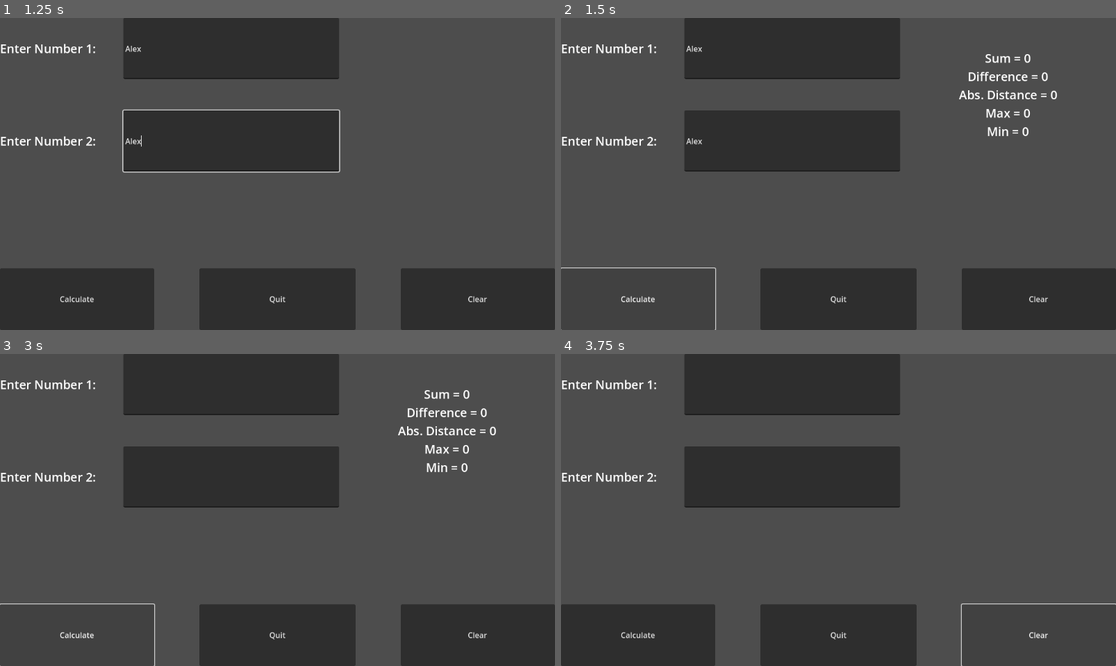
Above: before the commit, frames 1-4 (two rows, left to right).
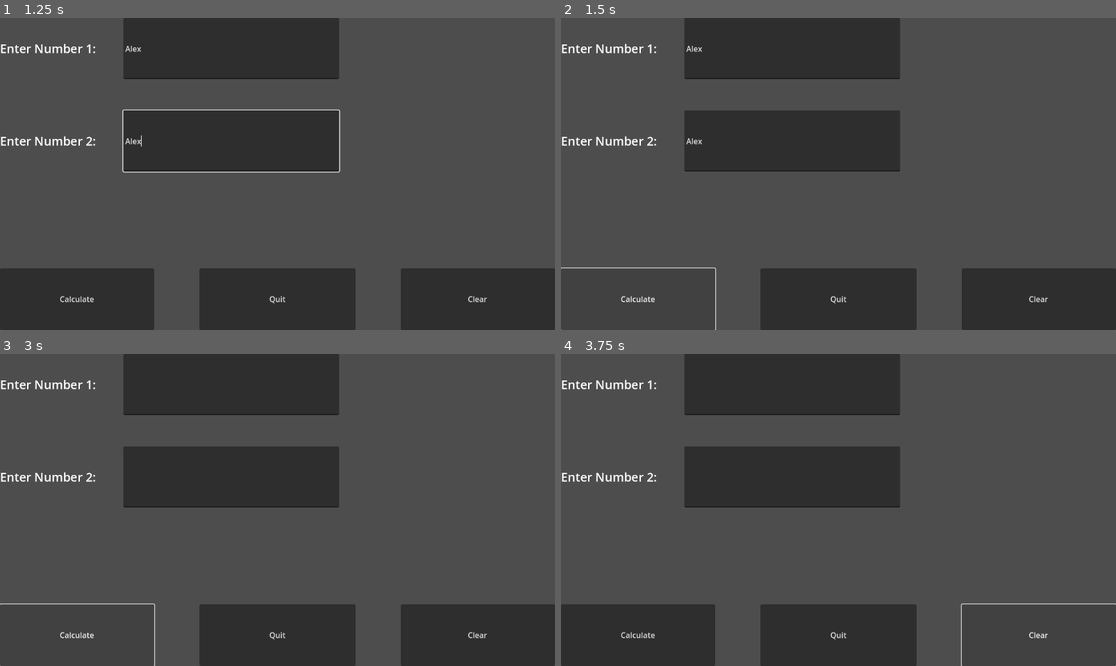
Above: after the commit, the same moments.

Repository: Nevishcio/First
Game: Godot game, scene res://project_88a.tscn
Two runs of this game, one before a commit and one after it. Both use one fixed random seed, a clock stepped at 60 frames per second and the inputs below. This scene is started directly instead of the project's main scene.
Inputs (mouse positions are in pixels of both pictures, inside the frame that each line leads up to):
- Up to frame 1 (1.25 s): click (233, 49) at 0.52 s; type "Alex" at 0.6 s; click (233, 139) at 0.75 s; type "Alex" at 0.83 s
- Up to frame 2 (1.5 s): click "Calculate" at 1.25 s
- Up to frame 3 (3 s): click "Clear" at 2 s; click "Calculate" at 2.75 s
- Up to frame 4 (3.75 s): click "Clear" at 3.5 s

Frame 1 is identical in both runs. In frame 2, 0.7% of the frame differs, in the area x 71-90%, y 11-38%; in frame 3, 0.7%; in frame 4, nothing differs.
Error after the commit: Division by zero error in operator '/'. (res://Project88A.gd:26)

Commit message:
(num1 + x = num2) num2 - num1 = x/2 (+ num1) = Medium

Diff:
--- a/Project88A.gd
+++ b/Project88A.gd
@@ -22,6 +22,9 @@
 	var num1 = int($TextNumber1.text)
 	var num2 = int($TextNumber2.text)
 	var Sum = num1 + num2
+	var ProductA = num1 * num2
+	var ProductB = num1 / num2
+	var Average = Sum / 2
 	var Diff = num1 - num2
 	var Abs = abs(Diff)
 	var Max = 1000000000000000
@@ -34,11 +37,7 @@
 		Min = num2
 	else:
 		Min = num1
-	$LabelOut.text = "Sum = " + str(Sum) + \
-	"\nDifference = " + str(Diff) + \
-	"\nAbs. Distance = " + str(Diff) + \
-	"\nMax = " + str(Max) + \
-	"\nMin = " + str(Min)
+	$LabelOut.text = "Sum = " + str(Sum) + "\nDifference = " + str(Diff) + "\nMultiplicitive Product = " + str(ProductA) + "\nDivisionable Product = " +str(ProductB) + "\nAverage = " +str(Average) + "\nAbs. Distance = " + str(Diff) + "\nMax = " + str(Max) + "\nMin = " + str(Min)
 
 func _on_button_quit_pressed():
 	get_tree().quit()
Not shown: 1 places in random_numbers.tscn that only renumber resources
